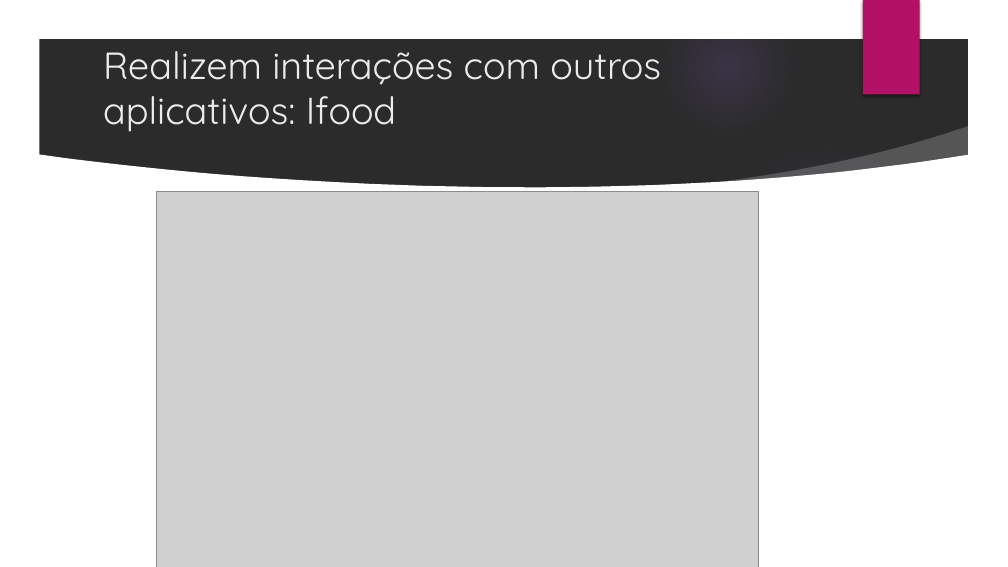
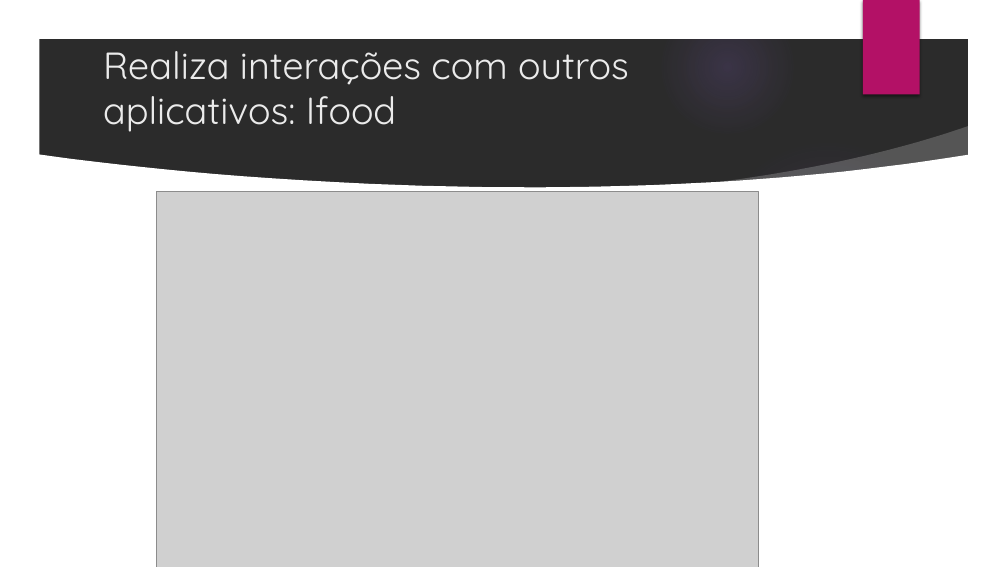
Before and after one commit to Dundied/programacao-mobile, a slide deck: slide 5 of ed-01/CurrentProblemsInExistentApps.pptx. Drawn at 1008x567 pixels with LibreOffice and Linux fonts; fonts in the diff are those of the drawing; grey boxes stand for pictures; background and template pictures are left out; a plain dark background stands for a picture behind light text. Boxes give left, top, right and bottom in pixels: in the first picture for what was removed or moved away, otherwise in the second. Text is boxed around its words. In the diff, an @@ line names an element or a change of style, - is before the commit and + after.

```diff
--- a/ed-01/CurrentProblemsInExistentApps.pptx
+++ b/ed-01/CurrentProblemsInExistentApps.pptx
@@ title at [103, 51, 629, 132]: text changed @@
-Realizem interações com outros aplicativos: Ifood
+Realiza interações com outros aplicativos: Ifood
```
Also in this commit, not shown: 4 slides added, 1 other file.
